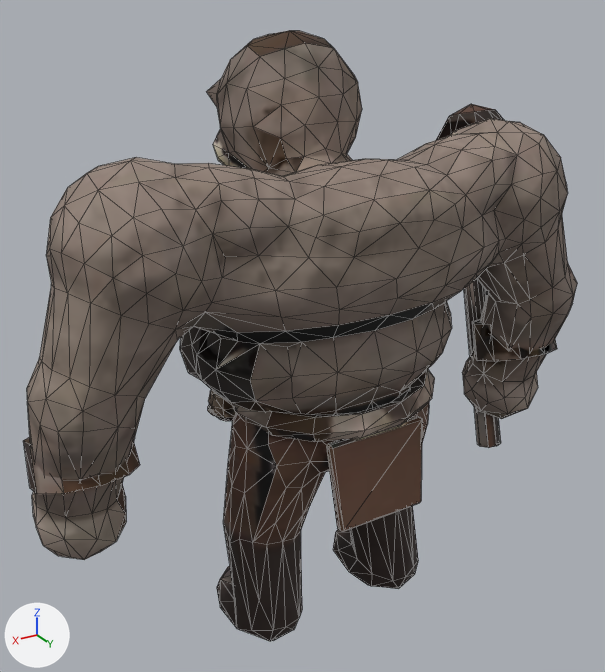
The glTF model assets/3d/monstres/cyc.glb as it was, and as the next commit left it.
Camera for both pictures: a 50 mm lens placed at (0.575, 0.889, 0.91), pointed at (0.009, -0.054, 0.438). The lights are fixed; the arrows at lower left show +X, +Y and +Z. The older version comes first. Mesh edges are drawn as thin lines. Vertices at exactly the same position are counted once.

The scene before the commit, as lines of its bpy script (objects in view):
```python
me_cyclope_peau = bpy.data.meshes.new('cyclope_peau')
me_cyclope_peau.from_pydata(...)  # 1354 vertices, 2644 faces; spans x -0.428..0.416, y -0.224..0.153, z -0.004..0.846
me_cyclope_peau.materials.append(mat_peau)
ob_cyclope_peau = bpy.data.objects.new('cyclope_peau', me_cyclope_peau)
ob_cyclope_peau.location = (0.0, 0.0, 0.0)
```
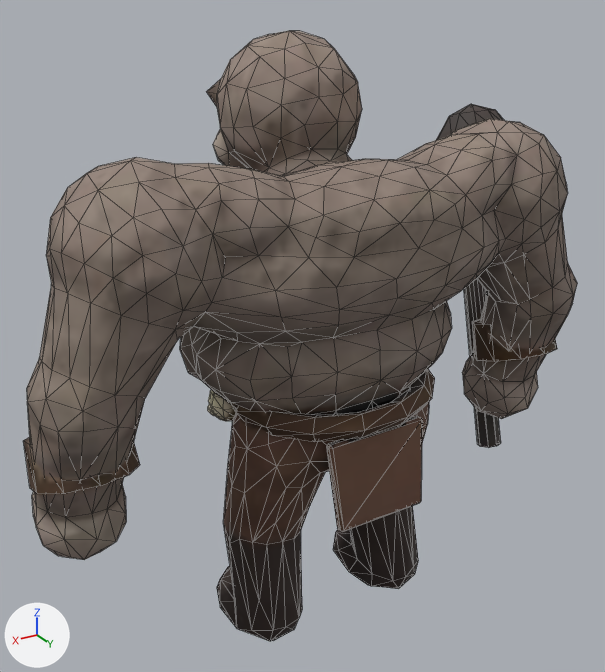
What differs and where, as boxes (x1, y1, x2, y2) in the pictures (605 x 672 px; the box of a moved part takes in the faces that stretch with it):
part 1 of me_cyclope_peau, moved or reshaped (mostly hidden): (336, 529, 352, 545) in both
part 2 of me_cyclope_peau, moved or reshaped: (267, 121, 356, 176) in both
part 3 of me_cyclope_peau, moved or reshaped: (333, 315, 434, 411) in both
part 4 of me_cyclope_peau, surface changed: (23, 31, 557, 584) in both

The change, as a list of edits to the scene's bpy script:
```text
Change me_cyclope_peau:
    where me_cyclope_peau.from_pydata(...)  # 1354 vertices, 2644 faces; spans x -0.428..0.416, y -0.224..0.153, z -0.004..0.846
    used by ob_cyclope_peau; location = (0.0, 0.0, 0.0)
    me_cyclope_peau part 1
    1 vertex is removed from x -0.08, y -0.036, z 0.08
    6 faces are deleted
    1 vertex moves from x -0.088, y -0.048, z 0.068 to x -0.085, y -0.037, z 0.072
    4 new faces join them
    me_cyclope_peau part 2
    5 vertices are removed from x -0.046..0.026, y -0.034..0.0, z 0.692..0.708
    22 faces are deleted
    1 vertex moves from x 0.045, y -0.009, z 0.684 to x 0.052, y -0.021, z 0.681
    6 vertices are added at (-0.044, -0.032, 0.695), (-0.023, -0.02, 0.705), (-0.002, -0.005, 0.694), (0.018, -0.017, 0.709), (0.021, 0.003, 0.691), (0.025, -0.016, 0.696)
    24 new faces join them
    me_cyclope_peau part 3
    2 vertices are removed from x -0.06..0.003, y 0.111..0.114, z 0.432..0.505
    12 faces are deleted
    2 vertices move from x -0.001..0.001, y 0.12..0.125, z 0.432..0.457 to x 0.0, y 0.111..0.123, z 0.441..0.505
    2 vertices are added at (-0.061, 0.113, 0.431), (0.001, 0.121, 0.481)
    12 new faces join them
    me_cyclope_peau part 4: 1725 kept faces spanning x -0.419..0.416, y -0.224..0.141, z -0.004..0.846 get new texture (UV) coordinates
```
